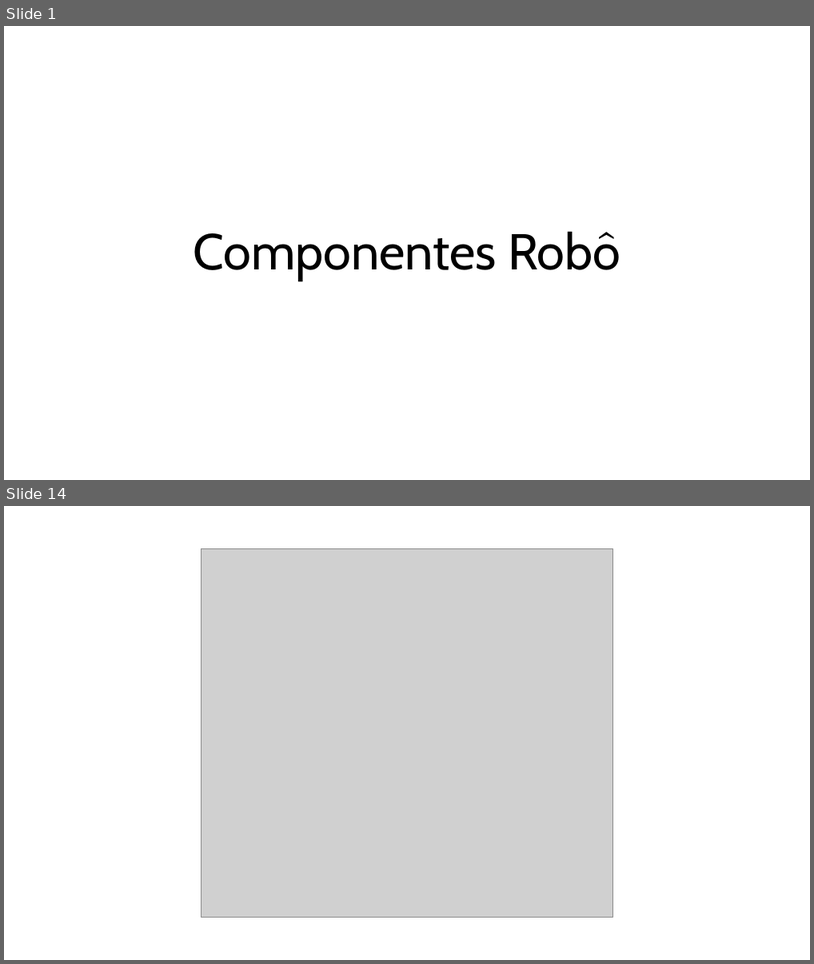
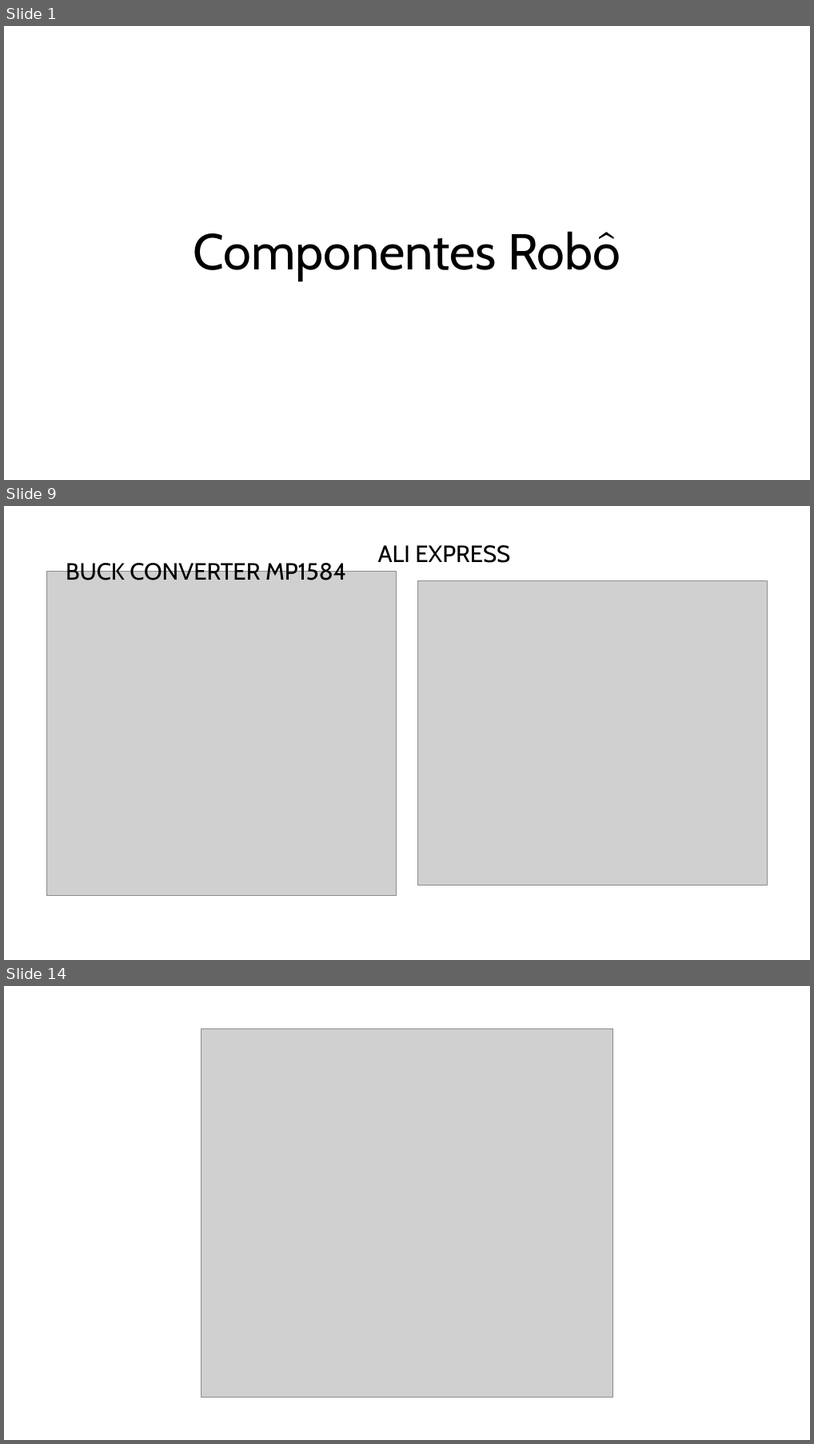
Before and after one commit to lg670/Dragster_Efanor26, a slide deck: Componentes_Robô.pptx. Shown one above the other, each under a label of ours: slides 1 and 14 before the commit, slides 1, 9 and 14 after it; the slides between them are not shown. The pictures are 814x964 and 814x1444 pixels, drawn with LibreOffice and Linux fonts; fonts in the diff are those of the drawing; grey boxes stand for pictures. Boxes give left, top, right and bottom in pixels: in the first picture for what was removed or moved away, otherwise in the second. Text is boxed around its words. In the diff, an @@ line names an element or a change of style, - is before the commit and + after.

```diff
--- a/Componentes_Robô.pptx
+++ b/Componentes_Robô.pptx
@@ slide 9 added at [4,506,810,960], background #FFFFFF @@
@@ text added at [378,545,510,563], 28 pt, text #000000 @@
+ALI EXPRESS
@@ picture added at [46,571,397,895] @@
@@ text added at [66,560,346,580], 28 pt, text #000000 @@
+BUCK CONVERTER MP1584
@@ picture added at [418,581,768,884] @@
```
Also in this commit, not shown: 11 other slides added, 12 slides removed.
